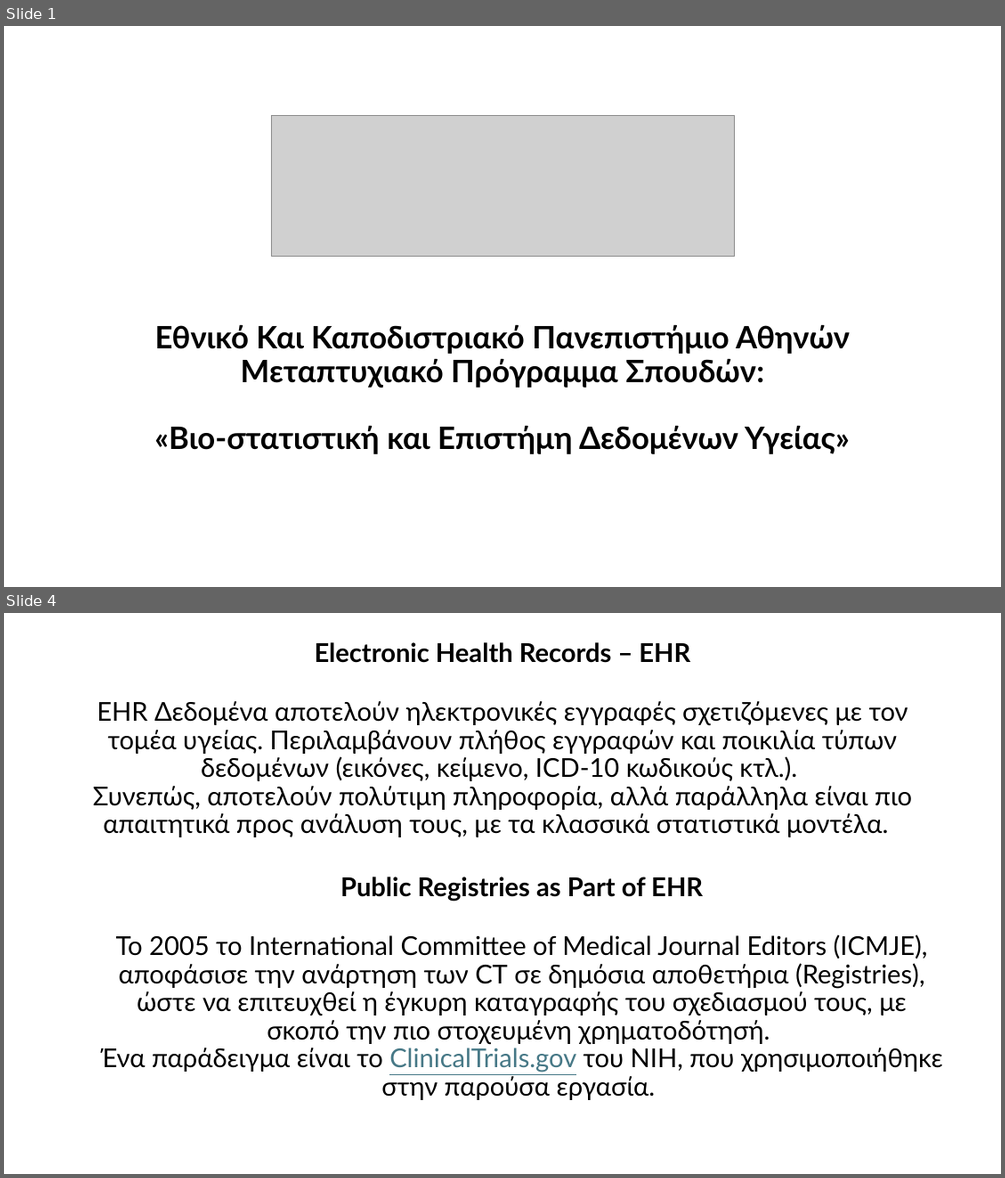
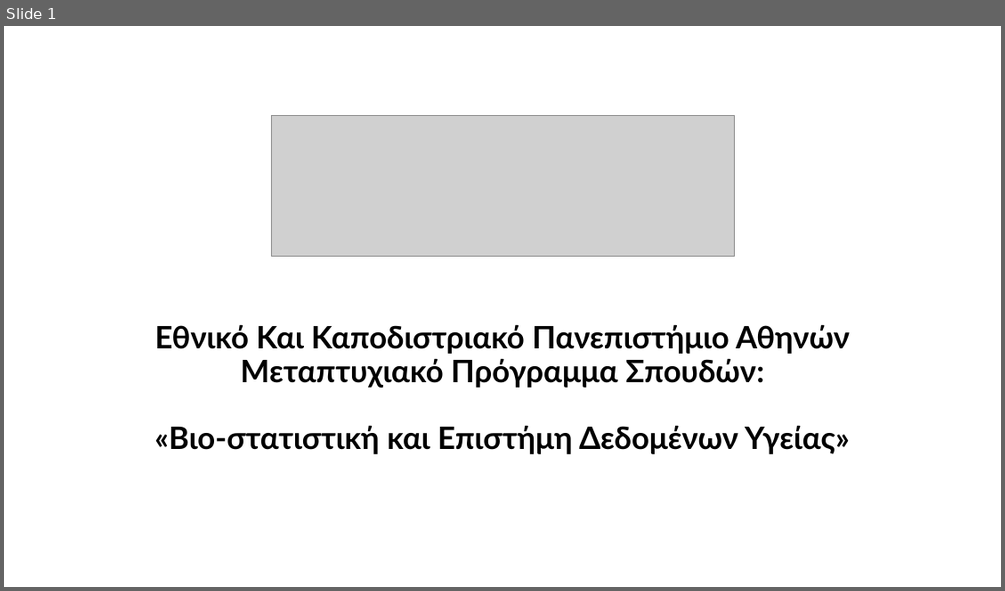
Before and after one commit to AndreouEugenia/Thesis, a slide deck: Thesis_Presentation.pptx. Shown one above the other, each under a label of ours: slides 1 and 4 before the commit, slide 1 after it; the slides between them are not shown. The pictures are 1005x1178 and 1005x591 pixels, drawn with LibreOffice and Linux fonts; fonts in the diff are those of the drawing; grey boxes stand for pictures. Boxes give left, top, right and bottom in pixels: in the first picture for what was removed or moved away, otherwise in the second. Text is boxed around its words. In the diff, an @@ line names an element or a change of style, - is before the commit and + after.

```diff
--- a/Thesis_Presentation.pptx
+++ b/Thesis_Presentation.pptx
@@ slide 4 removed at <box>4,613,1001,1174</box>, background #FFFFFF @@
@@ text removed at <box>93,642,912,837</box> @@
-Electronic Health Records – EHR
-EHR Δεδομένα αποτελούν ηλεκτρονικές εγγραφές σχετιζόμενες με τον τομέα υγείας. Περιλαμβάνουν πλήθος εγγραφών και ποικιλία τύπων δεδομένων (εικόνες, κείμενο, ICD-10 κωδικούς κτλ.).
-Συνεπώς, αποτελούν πολύτιμη πληροφορία, αλλά παράλληλα είναι πιο απαιτητικά προς ανάλυση τους, με τα κλασσικά στατιστικά μοντέλα.
@@ text removed at <box>100,876,943,1100</box> @@
-Public Registries as Part of EHR
-Το 2005 το International Committee of Medical Journal Editors (ICMJE), αποφάσισε την ανάρτηση των CT σε δημόσια αποθετήρια (Registries), ώστε να επιτευχθεί η έγκυρη καταγραφής του σχεδιασμού τους, με σκοπό την πιο στοχευμένη χρηματοδότησή.
-Ένα παράδειγμα είναι το ClinicalTrials.gov του NIH, που χρησιμοποιήθηκε στην παρούσα εργασία.
```
Also in this commit, not shown: 1 slide changed, 25 slides added, 2 other slides removed, 42 other files.
